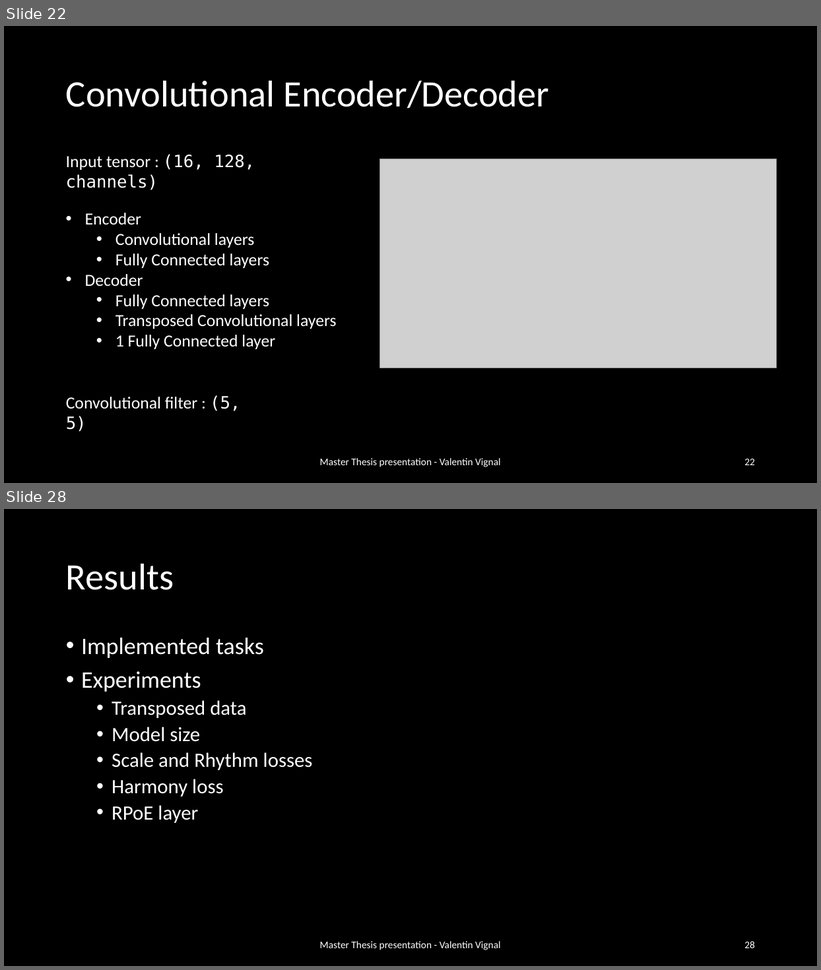
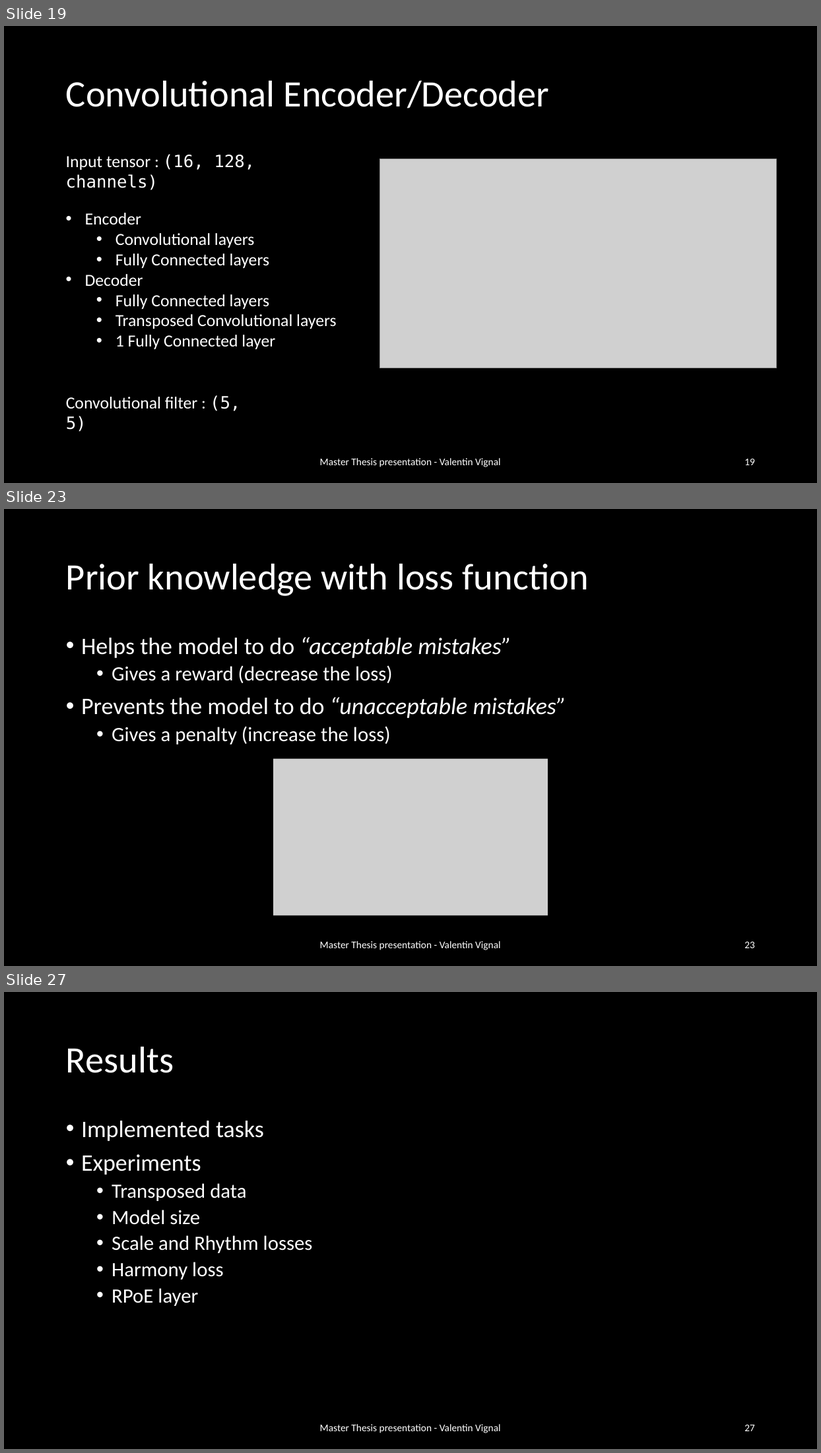
Before and after one commit to ValentinVignal/Dissertation-Report, a slide deck: Presentation/Presentation.pptx. Shown one above the other, each under a label of ours: slides 22 and 28 before the commit, slides 19, 23 and 27 after it; the slides between them are not shown. The pictures are 821x970 and 821x1453 pixels, drawn with LibreOffice and Linux fonts; fonts in the diff are those of the drawing; grey boxes stand for pictures. Boxes give left, top, right and bottom in pixels: in the first picture for what was removed or moved away, otherwise in the second. Text is boxed around its words. In the diff, an @@ line names an element or a change of style, - is before the commit and + after.

```diff
--- a/Presentation/Presentation.pptx
+++ b/Presentation/Presentation.pptx
@@ slide 23 added at [4,509,817,966], background #000000 @@
@@ title added at [66,563,589,596], 44 pt, text #FFFFFF @@
+Prior knowledge with loss function
@@ text added at [81,637,566,745], 28 pt, text #FFFFFF @@
+• Helps the model to do “acceptable mistakes”
+  • Gives a reward (decrease the loss)
+• Prevents the model to do “unacceptable mistakes”
+  • Gives a penalty (increase the loss)
@@ picture added at [274,759,548,916] @@
@@ text added at [320,941,500,951], 12 pt, text #FFFFFF @@
+Master Thesis presentation - Valentin Vignal
@@ page number added at [745,942,755,949], 12 pt, text #FFFFFF @@
+23
@@ what was slide 22 is now slide 19 @@
@@ page number at [745,459,755,466]: text changed @@
-22
+19
@@ what was slide 28 is now slide 27 @@
@@ page number at [745,1425,755,1432]: text changed @@
-28
+27
```
Also in this commit, not shown: 13 slides changed, 18 other slides added, 45 other files.
